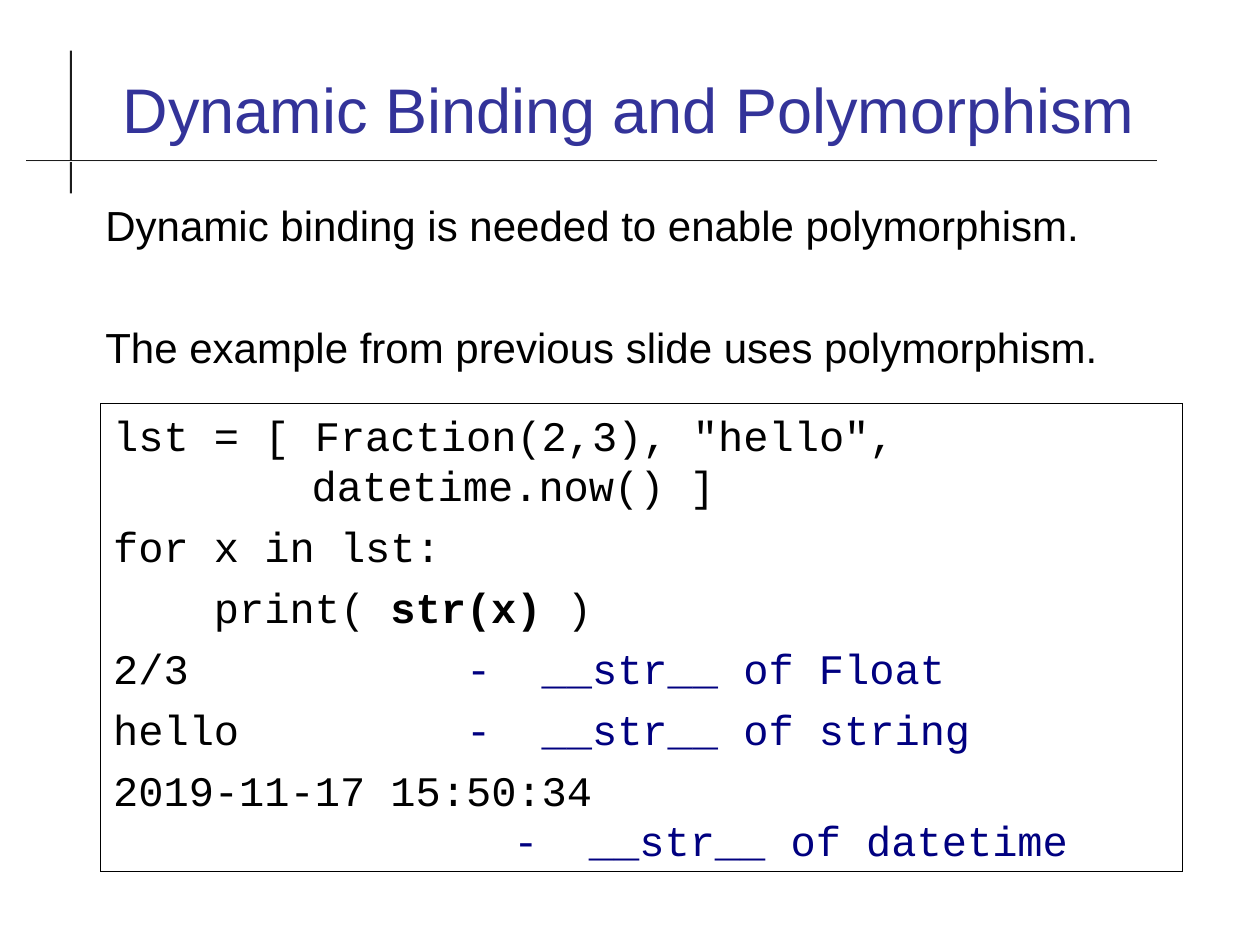
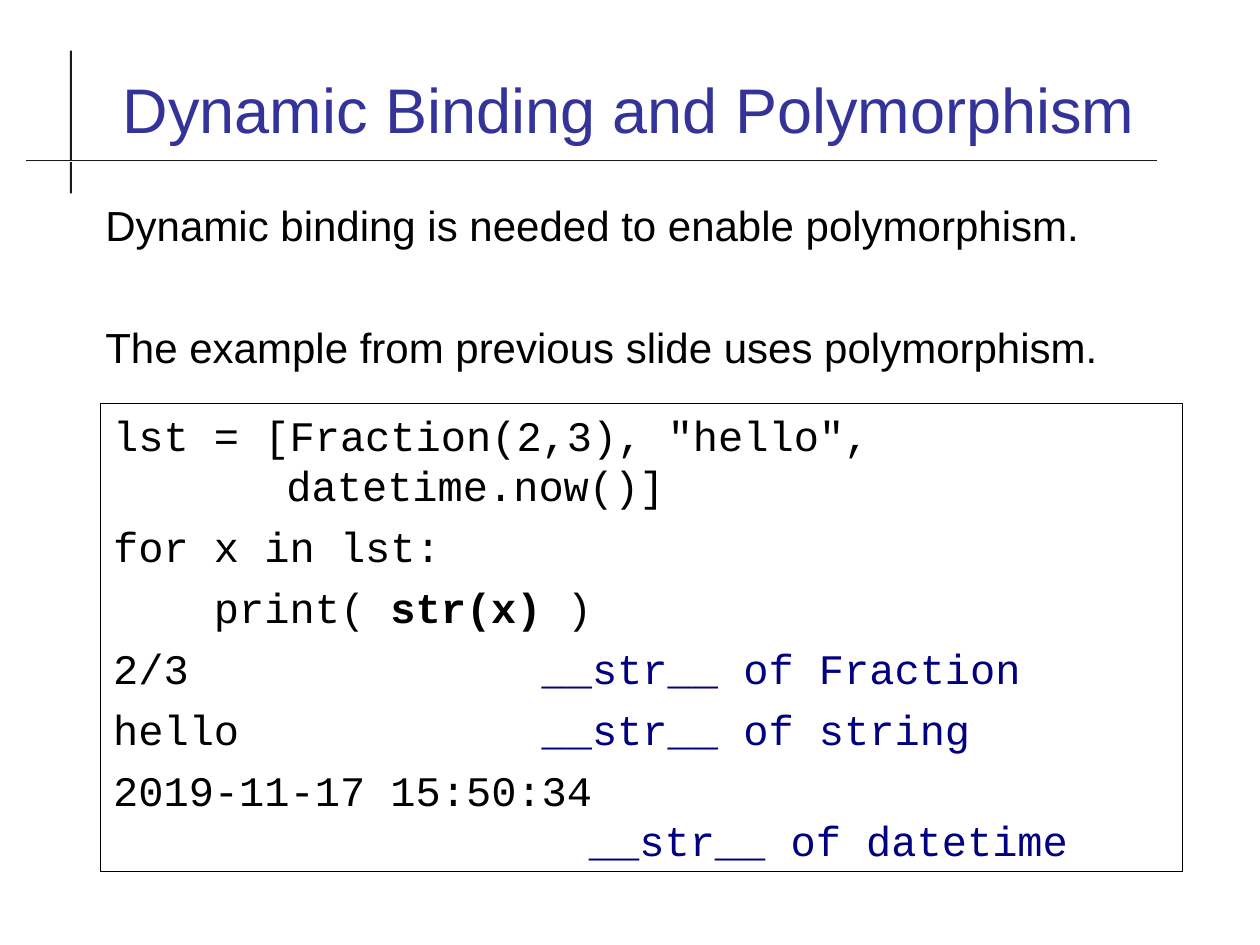
Before and after one commit to cpske/ISP, a slide deck: slide 12 of code-quality/Type-Checking.odp. Drawn at 1260x945 pixels with LibreOffice and Linux fonts; fonts in the diff are those of the drawing. Boxes give left, top, right and bottom in pixels: in the first picture for what was removed or moved away, otherwise in the second. Text is boxed around its words. In the diff, an @@ line names an element or a change of style, - is before the commit and + after.

```diff
--- a/code-quality/Type-Checking.odp
+++ b/code-quality/Type-Checking.odp
@@ text in rectangle at [113,420,870,510]: spaces changed @@
-lst = [ Fraction(2,3), "hello",
-datetime.now() ]
+lst = [Fraction(2,3), "hello",
+datetime.now()]
@@ text in rectangle at [113,653,1021,754]: text changed @@
-2/3 - __str__ of Float
-hello - __str__ of string
+2/3 __str__ of Fraction
+hello __str__ of string
```
Also in this commit, not shown: 11 other slides changed, 1 other file.
